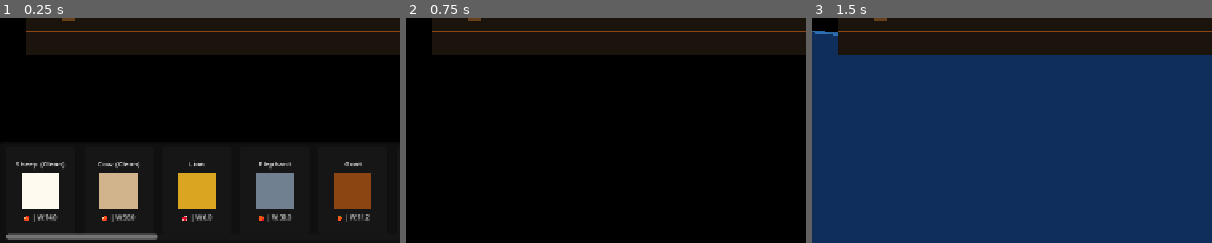
Above: before the commit, frames 1-3 (left to right).
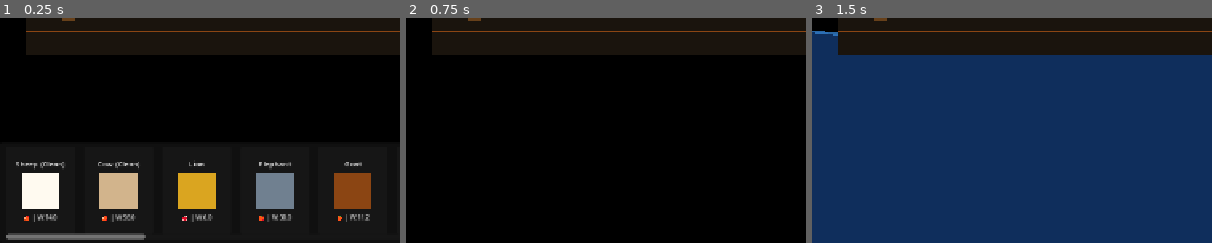
Above: after the commit, the same moments.

Repository: AirtisTech/project_covenant1
Game: Godot game, scene res://scenes/world/ark_scene.tscn
Two runs of this game, one before a commit and one after it. Both use one fixed random seed, a clock stepped at 60 frames per second and the inputs below.
Inputs:
- Up to frame 1 (0.25 s): no input
- Up to frame 2 (0.75 s): click "🌊 洪水已至，登船！" at 0.5 s
- Up to frame 3 (1.5 s): click "⏩ 测试: 跳到大洪水" at 1.25 s
The pictures show only the part of the screen within x 0-50%, y 50-100%; the shares and areas given below are measured in that part.

The runs differ from the first frame. In frame 1, 0.1% of the frame differs, in the area x 36-40%, y 95-99%; in frame 2, nothing differs; in frame 3, nothing differs.

Commit message:
Fix method calls and add more animals
- Fix animal_survival: add_task now uses correct parameter order
- Fix human.gd: use direct method calls for request_task and complete_task
- Fix hud.gd: use direct method calls for start_deluge_phase and heavy
- Fix ark_system.gd: use direct method call for set_species_placed
- Add 5 new animals: alpaca, llama, ostrich, emu, reindeer

Diff:
--- a/scripts/entities/human.gd
+++ b/scripts/entities/human.gd
@@ -158,7 +158,7 @@
 	var tm = get_node_or_null("/root/TaskManager")
 	if tm:
 		# 先尝试获取系统任务
-		current_task = tm.call("request_task", self, [])
+		current_task = tm.request_task(self, [])
 		if current_task:
 			var gm = get_node_or_null("/root/GameManager")
 			if gm and gm.get("ark_system"):
@@ -265,7 +265,7 @@
 func _complete_task():
 	var tm = get_node_or_null("/root/TaskManager")
 	if tm and current_task:
-		tm.call("complete_task", current_task)
+		tm.complete_task(current_task)
 	current_task = null
 
 	# 检查任务队列
--- a/scripts/globals/animal_survival.gd
+++ b/scripts/globals/animal_survival.gd
@@ -268,7 +268,7 @@
 		food_type = "any"
 
 	var task_pos = animal.global_position
-	tm.call("add_task", TaskDataClass.Type.FEED, task_pos, food_type, animal)
+	tm.add_task(TaskDataClass.Type.FEED, task_pos, food_type, 1, animal)
 	print("📝 创建喂食任务: ", species.species_name, " (需要", food_type, ")")
 
 func _create_feeding_tasks():
@@ -292,7 +292,7 @@
 
 				# 使用动物的世界位置作为任务位置
 				var task_pos = animal.global_position
-				tm.call("add_task", TaskDataClass.Type.FEED, task_pos, 2, animal)
+				tm.add_task(TaskDataClass.Type.FEED, task_pos, food_type, 1, animal)
 				print("📝 Created FEED task for ", species.species_name)
 
 func _dead_animal(animal):
--- a/scripts/globals/layout_manager.gd
+++ b/scripts/globals/layout_manager.gd
@@ -671,3 +671,54 @@
 	tapir.placement_faith_cost = 1.8
 	tapir.visual_color = Color(0.25, 0.25, 0.3)
 	species_list.append(tapir)
+
+	# ===== 更多独特动物 =====
+	var alpaca = AnimalSpeciesClass.new()
+	alpaca.species_name = "Alpaca"
+	alpaca.description = "温顺的安第斯驼类。"
+	alpaca.is_clean = true
+	alpaca.base_width_cubits = 3.0
+	alpaca.base_weight = 2.0
+	alpaca.placement_faith_cost = 0.8
+	alpaca.visual_color = Color(0.9, 0.85, 0.75)
+	species_list.append(alpaca)
+
+	var llama = AnimalSpeciesClass.new()
+	llama.species_name = "Llama"
+	llama.description = "美洲的大型驼类动物。"
+	llama.is_clean = true
+	llama.base_width_cubits = 4.5
+	llama.base_weight = 3.5
+	llama.placement_faith_cost = 1.2
+	llama.visual_color = Color(0.8, 0.7, 0.6)
+	species_list.append(llama)
+
+	var ostrich = AnimalSpeciesClass.new()
+	ostrich.species_name = "Ostrich"
+	ostrich.description = "巨大的奔跑鸟类。"
+	ostrich.is_clean = true
+	ostrich.base_width_cubits = 5.0
+	ostrich.base_weight = 2.5
+	ostrich.placement_faith_cost = 1.0
+	ostrich.visual_color = Color(0.2, 0.2, 0.25)
+	species_list.append(ostrich)
+
+	var emu = AnimalSpeciesClass.new()
+	emu.species_name = "Emu"
+	emu.description = "澳洲的大型鸟类。"
+	emu.is_clean = true
+	emu.base_width_cubits = 4.5
+	emu.base_weight = 2.0
+	emu.placement_faith_cost = 0.9
+	emu.visual_color = Color(0.4, 0.4, 0.45)
+	species_list.append(emu)
+
+	var reindeer = AnimalSpeciesClass.new()
+	reindeer.species_name = "Reindeer"
+	reindeer.description = "北极地区的驯鹿。"
+	reindeer.is_clean = true
+	reindeer.base_width_cubits = 6.0
+	reindeer.base_weight = 4.0
+	reindeer.placement_faith_cost = 1.5
+	reindeer.visual_color = Color(0.45, 0.4, 0.35)
+	species_list.append(reindeer)
--- a/scripts/ui/hud.gd
+++ b/scripts/ui/hud.gd
@@ -113,13 +113,14 @@
 func _on_start_pressed():
 	var gm = get_node_or_null("/root/GameManager")
 	if gm:
-		gm.call("start_deluge_phase")
+		gm.start_deluge_phase()
 		# 隐藏底部菜单
 		var selector = get_tree().root.find_child("AnimalSelector", true, false)
 		if selector: selector.visible = false
 
-		if get_node_or_null("/root/HapticManager"):
-			get_node("/root/HapticManager").call("heavy")
+		var haptic = get_node_or_null("/root/HapticManager")
+		if haptic and haptic.has_method("heavy"):
+			haptic.heavy()
 
 func _on_survival_event(message: String):
 	var event_label = find_child("EventLabel", true, false)
--- a/scripts/world/ark_system.gd
+++ b/scripts/world/ark_system.gd
@@ -237,7 +237,7 @@
 		survival.register_animal(v)
 
 	var lm = get_node_or_null("/root/LayoutManager")
-	if lm: lm.call("set_species_placed", species, true)
+	if lm: lm.set_species_placed(species, true)
 
 func remove_animal(coord: Vector2i):
 	if not placed_animals.has(coord): return
